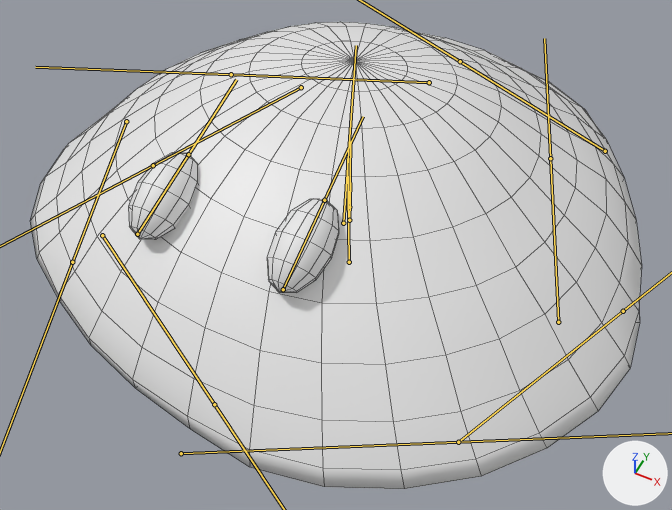
An edit to the FBX model Assets/SlimeBase.fbx, drawn before and after from the same camera.
The view is the same before and after, from a 50 mm camera at (1.38, -2.91, 3.25) aimed at (0.1, -0.35, 0.05). The lights are fixed; the arrows at lower right show +X, +Y and +Z. Both versions are drawn at frame 1 of the action 'Armature|WaterIdle'; the numbers are the values there. The bones that bend it are drawn over the model as lines. Mesh edges are drawn as thin lines.
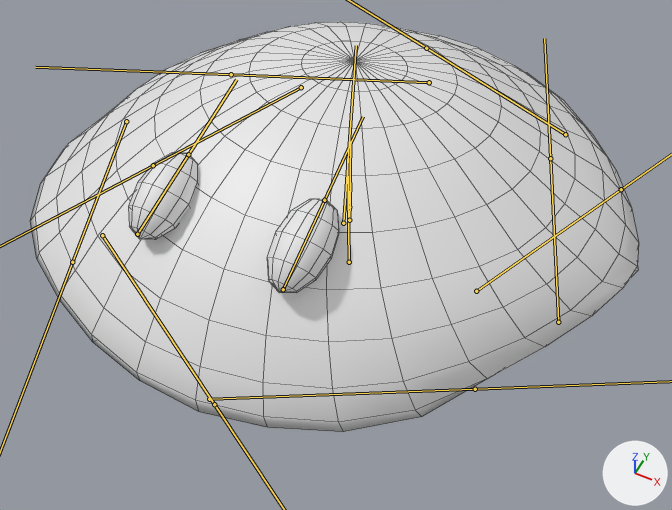
Location of each change, [x1, y1, x2, y2] in pixels of the pictures (672 x 510 px):
'Sphere.001', posed (12% shorter)
    before: [30, 22, 642, 489]
    after: [30, 22, 638, 432]
bone 'Ring', root to tip
    before: (181, 453) to (458, 442)
    after: (209, 399) to (475, 389)
bone 'Ring.001', root to tip
    before: (458, 442) to (623, 311)
    after: (476, 291) to (621, 189)
bone 'Ring.003', root to tip
    before: (605, 151) to (460, 61)
    after: (565, 134) to (426, 48)

The change in detail:
Bone 'Ring' (bone_ring) moves from (0.0, 0.0, 0.0) to (-0.148, 0.062, 0.019).
Bone 'Ring.001' (bone_ring_001) moves from (0.0, 0.0, 0.0) to (-0.298, 0.372, 0.056).
Bone 'Ring.003' (bone_ring_003) moves from (0.0, 0.0, 0.0) to (-0.034, 0.133, 0.002).
